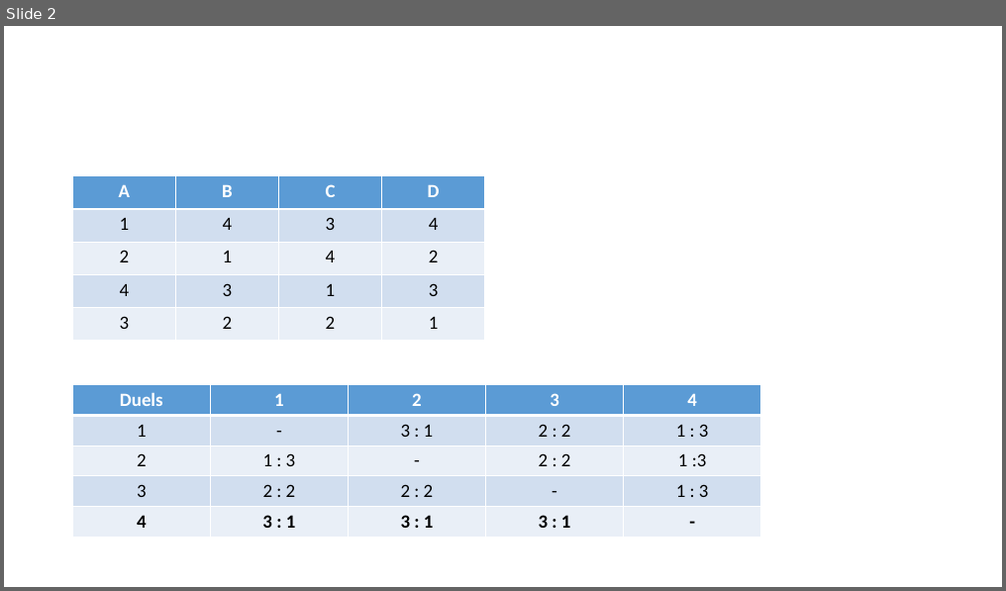
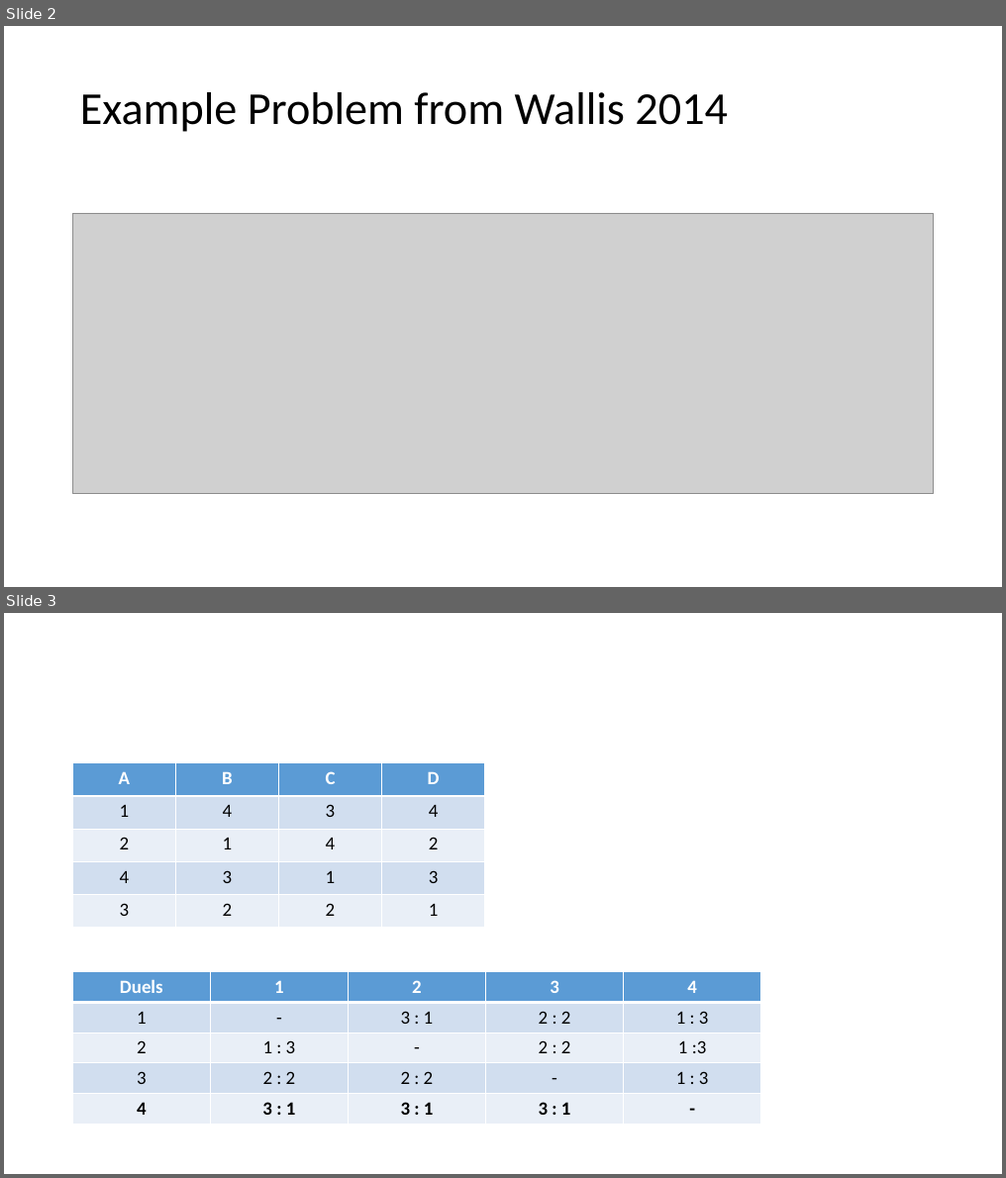
Before and after one commit to Alexander-Schiendorfer/minizinc-voting, a slide deck: algorithms/voting_mechanisms/play_data.pptx. Shown one above the other, each under a label of ours: slide 2 before the commit, slides 2 and 3 after it. The pictures are 1006x591 and 1006x1178 pixels, drawn with LibreOffice and Linux fonts; fonts in the diff are those of the drawing; grey boxes stand for pictures. Boxes give left, top, right and bottom in pixels: in the first picture for what was removed or moved away, otherwise in the second. Text is boxed around its words. In the diff, an @@ line names an element or a change of style, - is before the commit and + after.

```diff
--- a/algorithms/voting_mechanisms/play_data.pptx
+++ b/algorithms/voting_mechanisms/play_data.pptx
@@ slide 2 added at bbox=[4, 26, 1002, 587], background #FFFFFF @@
@@ title added at bbox=[80, 92, 728, 132], 44 pt, text #000000 @@
+Example Problem from Wallis 2014
@@ picture added at bbox=[73, 213, 934, 494] @@
@@ what was slide 2 is now slide 3 @@
```
Also in this commit, not shown: 1 other slide added, 1 slide removed, 1 other file.
